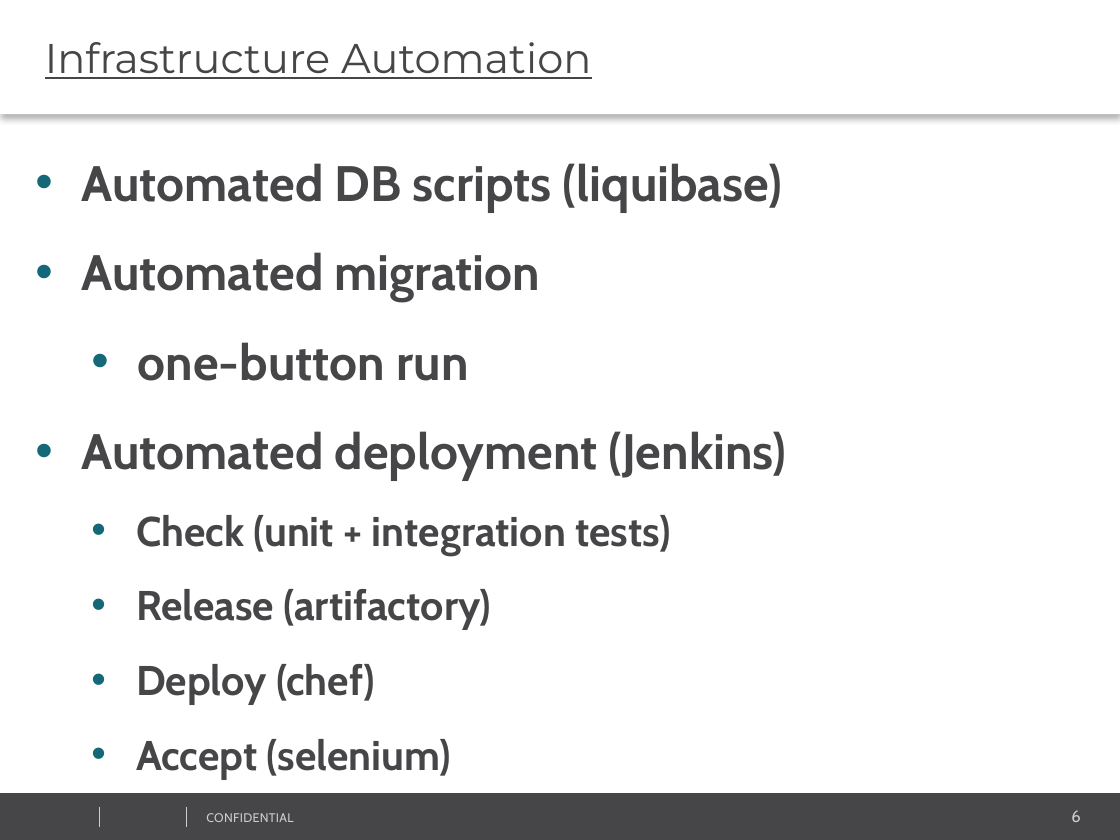
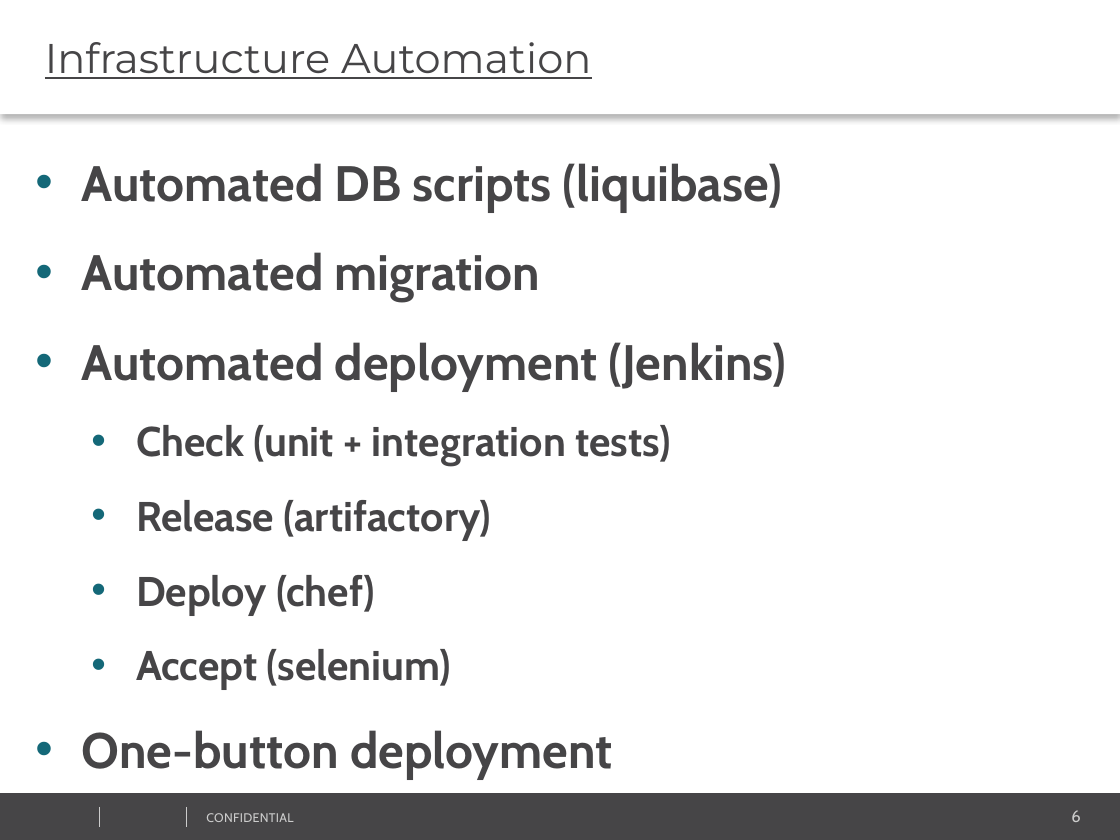
Before and after one commit to vitali-kviatkouski/personal, a slide deck: slide 6 of MicroservicesITWeek2017.pptx. Drawn at 1120x840 pixels with LibreOffice and Linux fonts; fonts in the diff are those of the drawing; background and template pictures are left out. Boxes give left, top, right and bottom in pixels: in the first picture for what was removed or moved away, otherwise in the second. Text is boxed around its words. In the diff, an @@ line names an element or a change of style, - is before the commit and + after.

```diff
--- a/MicroservicesITWeek2017.pptx
+++ b/MicroservicesITWeek2017.pptx
@@ text at [138,342,469,381]: paragraph removed @@
-    • one-button run
@@ text at [82,730,612,780]: paragraph added @@
+  • One-button deployment
```
Also in this commit, not shown: 11 other slides changed.
